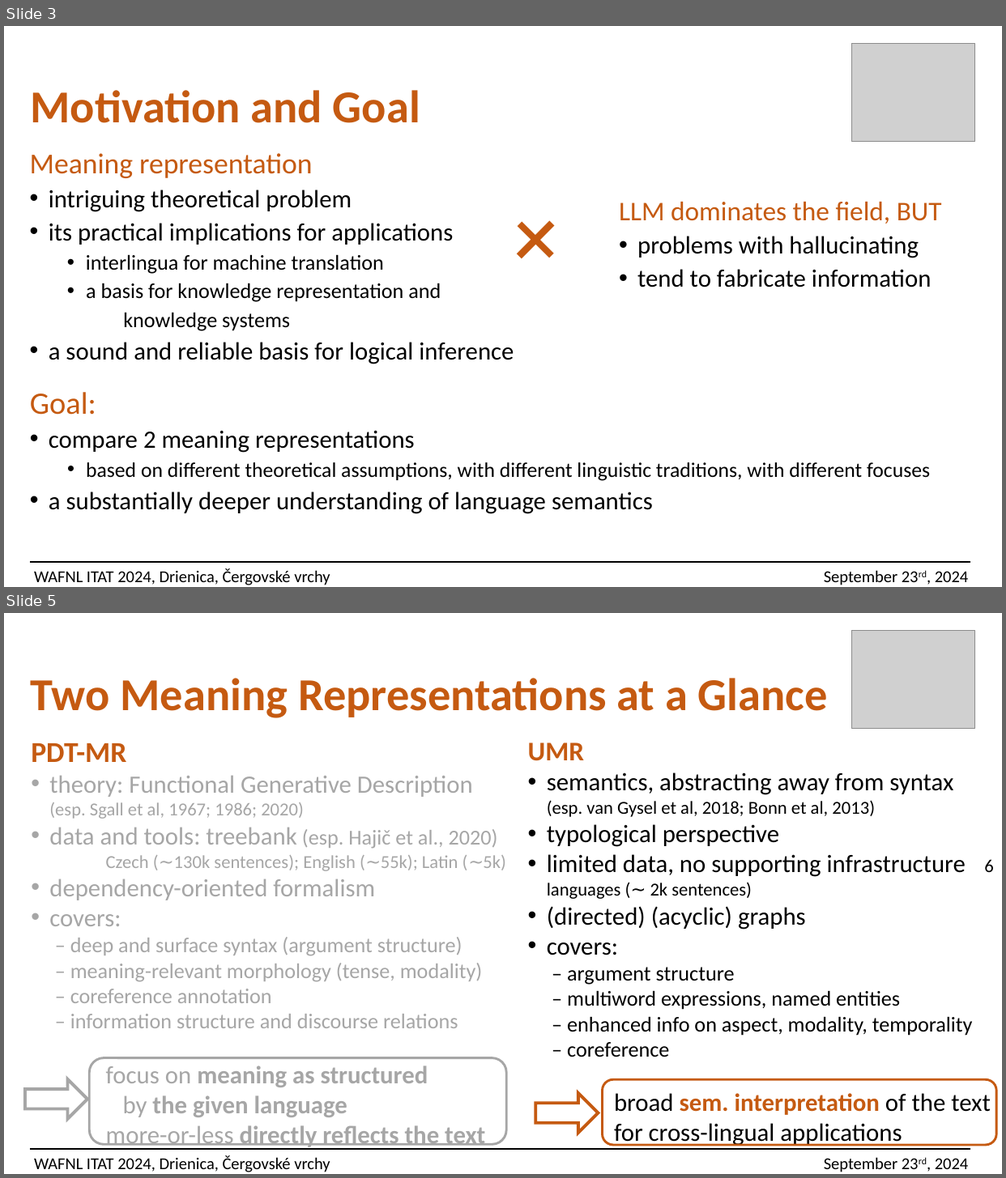
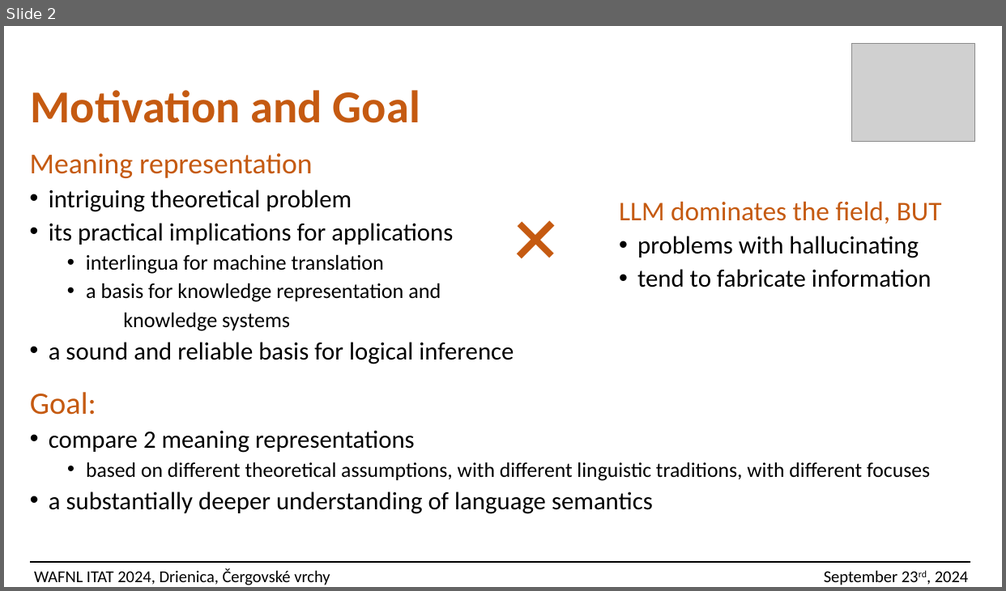
Before and after one commit to ufal/UMR, a slide deck: papers/2024-ITAT-slides.pptx. Shown one above the other, each under a label of ours: slides 3 and 5 before the commit, slide 2 after it; the slides between them are not shown. The pictures are 1006x1178 and 1006x591 pixels, drawn with LibreOffice and Linux fonts; fonts in the diff are those of the drawing; grey boxes stand for pictures. Boxes give left, top, right and bottom in pixels: in the first picture for what was removed or moved away, otherwise in the second. Text is boxed around its words. In the diff, an @@ line names an element or a change of style, - is before the commit and + after.

Commit message:
ITAT slides (final version)

```diff
--- a/papers/2024-ITAT-slides.pptx
+++ b/papers/2024-ITAT-slides.pptx
@@ slide 5 removed at box(4, 613, 1002, 1174), background #FFFFFF @@
@@ picture removed at box(852, 630, 975, 728) @@
@@ title removed at box(31, 678, 828, 718) @@
-Two Meaning Representations at a Glance
@@ text removed at box(31, 743, 506, 1150) @@
-PDT-MR
-• theory: Functional Generative Description (esp. Sgall et al, 1967; 1986; 2020)
-• data and tools: treebank (esp. Hajič et al., 2020)
-Czech (∼130k sentences); English (∼55k); Latin (∼5k)
-• dependency-oriented formalism
-• covers:
-– deep and surface syntax (argument structure)
-– meaning-relevant morphology (tense, modality)
-– coreference annotation
-– information structure and discourse relations
-focus on meaning as structured by the given language
-more-or-less directly reflects the text
@@ text removed at box(528, 743, 993, 1147) @@
-UMR
-• semantics, abstracting away from syntax (esp. van Gysel et al, 2018; Bonn et al, 2013)
-• typological perspective
-• limited data, no supporting infrastructure 6 languages (∼ 2k sentences)
-• (directed) (acyclic) graphs
-• covers:
-– argument structure
-– multiword expressions, named entities
-– enhanced info on aspect, modality, temporality
-– coreference
-broad sem. interpretation of the text
-for cross-lingual applications
@@ rounded rectangle removed at box(89, 1059, 506, 1144) @@
@@ right arrow removed at box(25, 1080, 87, 1119) @@
@@ right arrow removed at box(535, 1093, 598, 1133) @@
@@ rounded rectangle removed at box(602, 1080, 997, 1145) @@
@@ line removed from (30, 1150) to (971, 1150) @@
@@ text removed at box(34, 1156, 968, 1173) @@
-WAFNL ITAT 2024, Drienica, Čergovské vrchy September 23rd, 2024
@@ what was slide 3 is now slide 2 @@
```
Also in this commit, not shown: 7 slides changed, 12 other slides removed, 1 other file.
